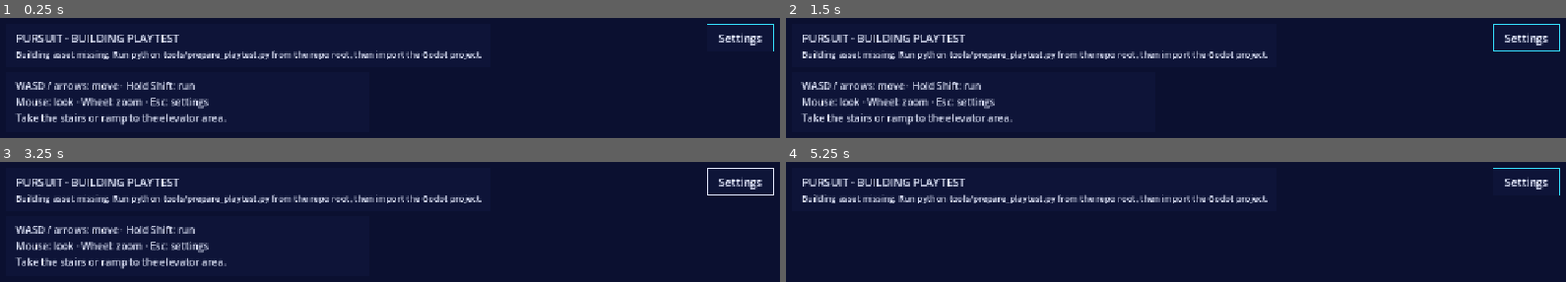
Above: before the commit, frames 1-4 (two rows, left to right).
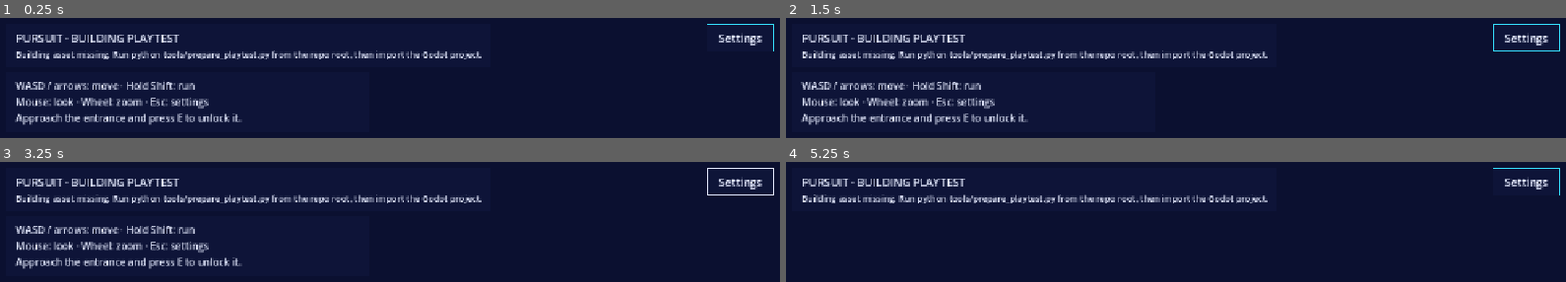
Above: after the commit, the same moments.

Repository: D-Stukes/pursuit-game-multi-agent-system
Game: Godot game, scene res://BuildingPlaytest.tscn
Two runs of this game, one before a commit and one after it. Both use one fixed random seed, a clock stepped at 60 frames per second and the inputs below.
Inputs (mouse positions are in pixels of both pictures, inside the frame that each line leads up to):
- Up to frame 1 (0.25 s): no input
- Up to frame 2 (1.5 s): tap Enter at 0.5 s; move the mouse to (outside the picture) at 0.52 s; hold D 0.53-1.25 s; tap 1 at 0.6 s; click (outside the picture) at 0.67 s; tap 3 at 0.8 s; click "Settings" at 1.25 s
- Up to frame 3 (3.25 s): move the mouse to (outside the picture) at 2.02 s; hold S 2.03-2.78 s; tap 3 at 2.1 s; click (outside the picture) at 2.17 s; tap E at 2.3, 2.85 s; move the mouse to (outside the picture) at 2.77 s; hold D from 2.78 s (still down); click (outside the picture) at 2.92 s; tap Tab at 3.05 s
- Up to frame 4 (5.25 s): move the mouse to (outside the picture) at 3.52 s; release D at 3.53 s; hold W 3.53-4.28 s; tap Tab at 3.6 s; click (outside the picture) at 3.67 s; tap Shift at 3.8, 4.35 s; move the mouse to (outside the picture) at 4.27 s; hold A from 4.28 s (still down); click (outside the picture) at 4.42 s; tap R at 4.55, 5.1 s; tap Escape at 4.9 s; move the mouse to (outside the picture) at 5.02 s; click (outside the picture) at 5.17 s

The runs differ from the first frame. In frame 1, 1.2% of the frame differs, in the area x 1-32%, y 79-90%; in frame 2, 1.2%; in frame 3, 1.2%; in frame 4, nothing differs.

Commit message:
feat: add agent-loop entrance puzzle

Diff:
--- a/godot/playtest/BuildingPlaytest.gd
+++ b/godot/playtest/BuildingPlaytest.gd
@@ -7,6 +7,7 @@
 const ExteriorBackdrop = preload("res://playtest/ExteriorBackdrop.gd")
 const PlaytestHUD = preload("res://playtest/PlaytestHUD.gd")
 const ApprovedLayout = preload("res://playtest/ApprovedLayout.gd")
+const EntrancePuzzle = preload("res://playtest/EntrancePuzzle.gd")
 const BUILDING_PATH: String = "res://assets/generated/pursuit-building.glb"
 const LOCATIONS: Array[Vector3] = [Vector3(0, 0, 6.7), Vector3(2.7, 5.05, -7.9), Vector3(-8.1, 5.05, -1.23)]
 const LOCATION_NAMES: Array[String] = ["Street entrance", "Second-floor reception", "Classroom"]
@@ -28,6 +29,9 @@
 var frame_budget_enabled: bool = false
 var refresh_building_resources: bool = false
 var approved_layout: RefCounted
+var entrance_puzzle: Control
+var entrance_gate: StaticBody3D
+const ENTRANCE_POINT := Vector3(0, 0, 4.8)
 
 func _ready() -> void:
 	frame_budget_enabled = DisplayServer.get_name() != "headless"
@@ -74,6 +78,7 @@
 	player.set_script(PlayerController)
 	add_child(player)
 	player.reset_requested.connect(func(): go_location(last_location))
+	_build_entrance()
 	go_location(0)
 	ready_for_test = true
 	print("BUILDING_READY meshes=", mesh_count, " triangles=", collision_triangles)
@@ -151,10 +156,59 @@
 func set_menu_open(open: bool) -> void:
 	if not ready_for_test:
 		return
+	if open and entrance_puzzle.visible:
+		entrance_puzzle.hide()
 	hud.set_menu_open(open)
-	player.set_controls_locked(open or lift_in_progress)
+	player.set_controls_locked(open or lift_in_progress or entrance_puzzle.visible)
+
+func _build_entrance() -> void:
+	entrance_puzzle = EntrancePuzzle.new()
+	entrance_puzzle.theme_source = hud
+	hud.add_child(entrance_puzzle)
+	entrance_puzzle.closed.connect(func(): player.set_controls_locked(hud.menu_open or lift_in_progress))
+	entrance_gate = StaticBody3D.new()
+	entrance_gate.name = "EntranceLock"
+	entrance_gate.collision_layer = 4
+	entrance_gate.collision_mask = 0
+	entrance_gate.position = ENTRANCE_POINT + Vector3.UP * 1.34
+	var shape := BoxShape3D.new()
+	shape.size = Vector3(2.63, 2.68, 0.12)
+	var collision := CollisionShape3D.new()
+	collision.shape = shape
+	entrance_gate.add_child(collision)
+	var mesh := MeshInstance3D.new()
+	var box := BoxMesh.new()
+	box.size = shape.size
+	mesh.mesh = box
+	var material := StandardMaterial3D.new()
+	material.albedo_color = Color(PlaytestHUD.NAVY, 0.35)
+	material.transparency = BaseMaterial3D.TRANSPARENCY_ALPHA
+	mesh.material_override = material
+	entrance_gate.add_child(mesh)
+	var sign := Label3D.new()
+	sign.text = "ENTRY LOCKED\nE · Entrance puzzle"
+	sign.font_size = 48
+	sign.pixel_size = 0.003
+	sign.modulate = PlaytestHUD.CYAN
+	sign.position = Vector3(0, 0.2, 0.10)
+	entrance_gate.add_child(sign)
+	add_child(entrance_gate)
+	entrance_puzzle.entrance_unlocked.connect(func(): entrance_gate.collision_layer = 0; entrance_gate.hide())
+
+func try_entrance() -> bool:
+	if lift_in_progress or hud.menu_open or entrance_puzzle.visible:
+		return false
+	if player.global_position.distance_to(ENTRANCE_POINT) > 2.4 or entrance_puzzle.state.unlocked:
+		return false
+	player.set_controls_locked(true)
+	entrance_puzzle.open()
+	return true
 
 func _input(event: InputEvent) -> void:
+	if ready_for_test and entrance_puzzle.visible and event is InputEventKey and event.pressed and not event.echo and event.keycode == KEY_ESCAPE:
+		entrance_puzzle.close()
+		get_viewport().set_input_as_handled()
+		return
 	if ready_for_test and event is InputEventKey and event.pressed and not event.echo and event.keycode == KEY_F3 and OS.is_debug_build():
 		var close_debug: bool = hud.menu_open and hud.debug_mode
 		hud.set_debug_mode(not close_debug)
@@ -171,7 +225,7 @@
 	player.teleport_to(LOCATIONS[last_location], LOCATION_HEADINGS[last_location])
 
 func try_lift() -> bool:
-	if lift_in_progress or hud.menu_open:
+	if lift_in_progress or hud.menu_open or entrance_puzzle.visible:
 		return false
 	var ground_distance: float = player.global_position.distance_to(LIFT_GROUND)
 	var upper_distance: float = player.global_position.distance_to(LIFT_UPPER)
@@ -222,12 +276,15 @@
 	lift_finished.emit()
 
 func _unhandled_input(event: InputEvent) -> void:
-	if not ready_for_test or hud.menu_open or lift_in_progress or not event is InputEventKey or not event.pressed or event.echo:
+	if not ready_for_test or hud.menu_open or lift_in_progress or entrance_puzzle.visible or not event is InputEventKey or not event.pressed or event.echo:
 		return
 	if event.keycode >= KEY_1 and event.keycode <= KEY_3:
-		go_location(event.keycode - KEY_1)
+		# Explicit developer-menu travel still works; normal shortcuts cannot skip the lock.
+		if entrance_puzzle.state.unlocked:
+			go_location(event.keycode - KEY_1)
 	elif event.keycode == KEY_E:
-		try_lift()
+		if not try_entrance():
+			try_lift()
 
 func _physics_process(_delta: float) -> void:
 	if not ready_for_test:
@@ -236,4 +293,8 @@
 		go_location(last_location)
 	var near_lift: bool = player.global_position.distance_to(LIFT_GROUND) < 2.0 or player.global_position.distance_to(LIFT_UPPER) < 2.0
 	hud.update_location(player.global_position.y > 3.0, near_lift)
+	if not hud.menu_open and not entrance_puzzle.visible and not entrance_puzzle.state.unlocked and player.global_position.distance_to(ENTRANCE_POINT) < 2.4:
+		hud.prompt_label.text = "E: solve entrance puzzle"
+	if entrance_puzzle.visible:
+		hud.prompt_label.text = ""
 	hud.update_debug(player.global_position)
--- /dev/null
+++ b/godot/playtest/EntrancePuzzle.gd
@@ -0,0 +1,179 @@
+extends Control
+## Ordering and keypad interaction; visual styles come from the existing HUD.
+
+signal closed
+signal entrance_unlocked
+const PuzzleState = preload("res://playtest/EntrancePuzzleState.gd")
+var state: RefCounted = PuzzleState.new()
+var theme_source: Control
+var panel: PanelContainer
+var scroll: ScrollContainer
+var column: VBoxContainer
+var order_label: Label
+var feedback: Label
+var choices: Array[Button] = []
+var order: Array[int] = []
+var code_box: VBoxContainer
+var code_label: Label
+var code_input: LineEdit
+var check_button: Button
+var reset_button: Button
+var hint_button: Button
+var unlock_button: Button
+var close_button: Button
+
+func _ready() -> void:
+	name = "EntrancePuzzle"
+	set_anchors_and_offsets_preset(Control.PRESET_FULL_RECT)
+	mouse_filter = Control.MOUSE_FILTER_STOP
+	var shade := ColorRect.new()
+	shade.color = Color(0, 0, 0, 0.5)
+	shade.set_anchors_and_offsets_preset(Control.PRESET_FULL_RECT)
+	add_child(shade)
+	panel = PanelContainer.new()
+	panel.add_theme_stylebox_override("panel", theme_source._panel_style())
+	add_child(panel)
+	scroll = ScrollContainer.new()
+	scroll.horizontal_scroll_mode = ScrollContainer.SCROLL_MODE_DISABLED
+	panel.add_child(scroll)
+	column = VBoxContainer.new()
+	column.size_flags_horizontal = Control.SIZE_EXPAND_FILL
+	column.add_theme_constant_override("separation", 10)
+	scroll.add_child(column)
+	_add_label("UNLOCK THE ENTRANCE", 22)
+	_add_label("An agent reads what is happening, chooses a next move, then does it. Select the steps in that order to reveal the entry code.")
+	order_label = _add_label("Your order: —")
+	# Present a deliberate scramble, not an already solved list.
+	for id: int in [2, 0, 1]:
+		var choice: Button = theme_source._button("%s · digit %d" % [state.STEPS[id], state.digits[id]], false)
+		choice.set_meta("step_id", id)
+		choice.pressed.connect(_choose.bind(id))
+		column.add_child(choice)
+		choices.append(choice)
+	check_button = _add_button("Check order", _check_order, true)
+	reset_button = _add_button("Reset order", _reset_order)
+	hint_button = _add_button("Show hint", _show_hint)
+	feedback = _add_label("No time limit. You can retry or come back later.")
+	code_box = VBoxContainer.new()
+	code_box.add_theme_constant_override("separation", 10)
+	column.add_child(code_box)
+	code_label = theme_source._label("", 18)
+	code_box.add_child(code_label)
+	code_input = LineEdit.new()
+	code_input.placeholder_text = "Type the 3-digit entry code"
+	code_input.max_length = 3
+	code_input.custom_minimum_size.y = 42
+	code_input.add_theme_font_size_override("font_size", 18)
+	code_input.text_submitted.connect(func(_value: String): _unlock())
+	code_box.add_child(code_input)
+	unlock_button = theme_source._button("Unlock entrance", true)
+	unlock_button.pressed.connect(_unlock)
+	code_box.add_child(unlock_button)
+	code_box.hide()
+	close_button = _add_button("Back to building", close)
+	# Keep Tab navigation inside this modal; Godot skips hidden/disabled controls.
+	var focus_controls: Array[Control] = []
+	for choice: Button in choices:
+		focus_controls.append(choice)
+	focus_controls.append_array([check_button, reset_button, hint_button, code_input, unlock_button, close_button])
+	for i: int in range(focus_controls.size()):
+		var current: Control = focus_controls[i]
+		current.focus_next = current.get_path_to(focus_controls[(i + 1) % focus_controls.size()])
+		current.focus_previous = current.get_path_to(focus_controls[(i - 1 + focus_controls.size()) % focus_controls.size()])
+	resized.connect(_fit_panel)
+	_fit_panel()
+	hide()
+
+func _add_label(text: String, font_size: int = 16) -> Label:
+	var label: Label = theme_source._label(text, font_size)
+	label.autowrap_mode = TextServer.AUTOWRAP_WORD_SMART
+	column.add_child(label)
+	return label
+
+func _add_button(text: String, action: Callable, primary: bool = false) -> Button:
+	var button: Button = theme_source._button(text, primary)
+	button.pressed.connect(action)
+	column.add_child(button)
+	return button
+
+func _fit_panel() -> void:
+	panel.position = Vector2(16, 16)
+	panel.size = Vector2(minf(560, size.x - 32), size.y - 32)
+	panel.position.x = (size.x - panel.size.x) * 0.5
+
+func open() -> void:
+	show()
+	if state.solved and not state.unlocked:
+		code_input.grab_focus()
+	elif state.unlocked:
+		close_button.grab_focus()
+	else:
+		check_button.grab_focus()
+		for choice: Button in choices:
+			if not choice.disabled:
+				choice.grab_focus()
+				break
+
+func close() -> void:
+	hide()
+	closed.emit()
+
+func _choose(id: int) -> void:
+	if state.solved or id in order:
+		return
+	order.append(id)
+	var names := PackedStringArray()
+	for step: int in order:
+		names.append(state.STEPS[step])
+	order_label.text = "Your order: " + " → ".join(names)
+	for choice: Button in choices:
+		choice.disabled = int(choice.get_meta("step_id")) in order
+	if order.size() == 3:
+		check_button.grab_focus()
+
+func _reset_order() -> void:
+	if state.solved:
+		return
+	order.clear()
+	order_label.text = "Your order: —"
+	feedback.text = "Choose the first step."
+	for choice: Button in choices:
+		choice.disabled = false
+	choices[0].grab_focus()
+
+func _check_order() -> void:
+	if not state.check_order(order):
+		feedback.text = "Choose all three steps: read the situation first, choose next, then act. Reset order to try again."
+		reset_button.grab_focus()
+		return
+	feedback.text = "Correct. Sense reads the state; Decide chooses a move; Act performs it. An agent can then observe the result and repeat."
+	code_label.text = "Entry code: " + state.revealed_code()
+	code_box.show()
+	check_button.disabled = true
+	reset_button.disabled = true
+	check_button.hide()
+	reset_button.hide()
+	hint_button.hide()
+	for choice: Button in choices:
+		choice.disabled = true
+		choice.hide()
+	code_input.grab_focus()
+	scroll.ensure_control_visible(code_input)
+
+func _show_hint() -> void:
+	feedback.text = "Sense → Decide → Act. Read each step's digit in that order, then enter that code."
+
+func _unlock() -> void:
+	if state.unlocked:
+		return
+	if not state.enter_code(code_input.text):
+		feedback.text = "That code does not match. Use the entry code shown above."
+		code_input.select_all()
+		code_input.grab_focus()
+		return
+	feedback.text = "Entrance unlocked. Return to the building and walk through the doorway."
+	code_input.editable = false
+	unlock_button.disabled = true
+	entrance_unlocked.emit()
+	close_button.grab_focus()
+	scroll.ensure_control_visible(close_button)
--- /dev/null
+++ b/godot/playtest/EntrancePuzzleState.gd
@@ -0,0 +1,29 @@
+extends RefCounted
+## Session-only entrance rules. The code is revealed only by a verified order.
+
+const STEPS: Array[String] = ["Sense", "Decide", "Act"]
+var digits: Array[int] = []
+var solved: bool = false
+var unlocked: bool = false
+
+func _init() -> void:
+	var pool: Array[int] = [1, 2, 3, 4, 5, 6, 7, 8, 9]
+	pool.shuffle()
+	digits.assign(pool.slice(0, 3))
+
+func check_order(order: Array) -> bool:
+	if order != [0, 1, 2]:
+		return false
+	solved = true
+	return true
+
+func revealed_code() -> String:
+	if not solved:
+		return ""
+	return "%d%d%d" % [digits[0], digits[1], digits[2]]
+
+func enter_code(value: String) -> bool:
+	if not solved or value.strip_edges() != revealed_code():
+		return false
+	unlocked = true
+	return true
--- a/godot/playtest/PlaytestHUD.gd
+++ b/godot/playtest/PlaytestHUD.gd
@@ -8,7 +8,7 @@
 const WHITE := Color(0.90, 0.92, 1.0)
 const CYAN := Color(0.21, 0.88, 1.0)
 const HINT_SECONDS: float = 5.0
-const CONTROLS: String = "Move: WASD / arrow keys\nRun: hold Shift\nLook: move mouse · Zoom: mouse wheel\nSettings / resume: Esc\nElevator: E when nearby\nReset location: R\n\nEntrance: stairs or the ramp lead to the elevator area.\nReception: doubl …(70 unchanged characters)…
+const CONTROLS: String = "Move: WASD / arrow keys\nRun: hold Shift\nLook: move mouse · Zoom: mouse wheel\nSettings / resume: Esc\nEntrance puzzle / Elevator: E when nearby\nReset location: R\n\nEntrance: solve the agent-loop puzzle and enter its code, then take the stairs or ramp to the elevator area.\nReception: doubl …(70 unchanged characters)…
 
 var floor_label: Label
 var settings_button: Button
@@ -67,7 +67,7 @@
 	hint_panel.custom_minimum_size.y = 98
 	hint_panel.add_theme_stylebox_override("panel", _panel_style())
 	hint_panel.mouse_filter = Control.MOUSE_FILTER_IGNORE
-	hint_label = _label("WASD / arrows: move · Hold Shift: run\nMouse: look · Wheel: zoom · Esc: settings\nTake the stairs or ramp to the elevator area.", 16)
+	hint_label = _label("WASD / arrows: move · Hold Shift: run\nMouse: look · Wheel: zoom · Esc: settings\nApproach the entrance and press E to unlock it.", 16)
 	hint_label.autowrap_mode = TextServer.AUTOWRAP_WORD_SMART
 	hint_label.minimum_size_changed.connect(func(): call_deferred("_fit_hint"))
 	hint_panel.add_child(hint_label)
--- /dev/null
+++ b/godot/playtest/tests/verify_entrance.gd
@@ -0,0 +1,138 @@
+extends SceneTree
+## Entrance rules, real input, physical gate and responsive panel acceptance.
+
+var world: Node3D
+var checks: int = 0
+var failures: int = 0
+
+func _initialize() -> void:
+	call_deferred("run")
+
+func frames(count: int = 3) -> void:
+	for _i in range(count):
+		await physics_frame
+
+func check(label: String, passed: bool) -> void:
+	checks += 1
+	if not passed:
+		failures += 1
+	print("PASS " if passed else "FAIL ", label)
+
+func key(code: Key) -> void:
+	var event := InputEventKey.new()
+	event.keycode = code
+	event.physical_keycode = code
+	event.pressed = true
+	Input.parse_input_event(event)
+	await frames()
+	event = event.duplicate()
+	event.pressed = false
+	Input.parse_input_event(event)
+	await frames()
+
+func capture(label: String) -> void:
+	if not OS.get_cmdline_user_args().has("--capture"):
+		return
+	await RenderingServer.frame_post_draw
+	root.get_texture().get_image().save_png("res://.godot/playtest/entrance-" + label + ".png")
+
+func run() -> void:
+	world = load("res://BuildingPlaytest.tscn").instantiate()
+	root.add_child(world)
+	await frames(10)
+	var puzzle: Control = world.entrance_puzzle
+	var player: CharacterBody3D = world.player
+	check("world and locked entrance ready", world.ready_for_test and not puzzle.state.unlocked and world.entrance_gate.collision_layer == 4)
+	await capture("locked")
+	check("code hidden before valid order", puzzle.state.revealed_code().is_empty())
+	check("guessed code cannot skip puzzle", not puzzle.state.enter_code("%d%d%d" % [puzzle.state.digits[0], puzzle.state.digits[1], puzzle.state.digits[2]]))
+	check("partial/repeated/incorrect orders rejected", not puzzle.state.check_order([0, 1]) and not puzzle.state.check_order([0, 0, 0]) and not puzzle.state.check_order([2, 1, 0]))
+	await key(KEY_3)
+	check("normal teleport shortcut cannot bypass lock", player.global_position.y < 1)
+	player.teleport_to(Vector3(0, 0, 5.7))
+	await frames(15)
+	player.set_controls_active(true)
+	Input.action_press("walk_forward")
+	await frames(45)
+	Input.action_release("walk_forward")
+	check("physical door blocks walking before unlock", player.global_position.z > 4.8)
+	await key(KEY_E)
+	check("E opens puzzle and locks player", puzzle.visible and player.controls_locked)
+	var before: Vector3 = player.global_position
+	Input.action_press("walk_forward")
+	await frames(15)
+	Input.action_release("walk_forward")
+	check("puzzle blocks held movement", player.global_position.distance_to(before) < 0.01)
+	var zoom: float = player.spring_arm.spring_length
+	var wheel := InputEventMouseButton.new()
+	wheel.button_index = MOUSE_BUTTON_WHEEL_UP
+	wheel.pressed = true
+	Input.parse_input_event(wheel)
+	await frames()
+	check("puzzle wheel does not zoom camera", is_equal_approx(zoom, player.spring_arm.spring_length))
+	puzzle.choices[0].grab_focus()
+	await key(KEY_ENTER) # Act first: wrong, through real keyboard UI input.
+	puzzle.check_button.pressed.emit()
+	check("wrong UI order leaves entrance locked", not puzzle.state.solved and world.entrance_gate.collision_layer == 4)
+	puzzle.hint_button.pressed.emit()
+	check("hint supplies finite recovery path", puzzle.feedback.text.contains("Sense → Decide → Act"))
+	await key(KEY_ESCAPE)
+	check("Escape closes without opening settings", not puzzle.visible and not world.hud.menu_open and not player.controls_locked)
+	await key(KEY_E)
+	check("reopen retains unfinished order", puzzle.visible and puzzle.order == [2])
+	var focus: Control = root.gui_get_focus_owner()
+	check("reopen focuses an enabled puzzle control", focus != null and puzzle.is_ancestor_of(focus) and not (focus is Button and focus.disabled))
+	for _i in range(12):
+		await key(KEY_TAB)
+		focus = root.gui_get_focus_owner()
+		check("Tab stays inside puzzle", focus != null and puzzle.is_ancestor_of(focus))
+	puzzle.reset_button.pressed.emit()
+	check("reset clears choices without granting success", puzzle.order.is_empty() and not puzzle.state.solved)
+	# Check the UI at the game's minimum and normal window sizes.
+	for resolution: Vector2 in [Vector2(800, 600), Vector2(1280, 720)]:
+		if OS.get_cmdline_user_args().has("--capture"):
+			# Exercise the panel at native pixels, not a letterboxed/scaled viewport.
+			root.content_scale_size = Vector2i(resolution)
+			root.size = Vector2i(resolution)
+		world.hud.set_anchors_and_offsets_preset(Control.PRESET_TOP_LEFT)
+		world.hud.size = resolution
+		await frames(6)
+		check("panel fits " + str(resolution), Rect2(Vector2.ZERO, resolution).encloses(puzzle.panel.get_global_rect()))
+		check("panel can scroll all controls " + str(resolution), puzzle.scroll.get_global_rect().size.y > 0 and puzzle.column.size.x <= puzzle.scroll.size.x + 1)
+		await capture(str(int(resolution.x)))
+	for id: int in [0, 1, 2]:
+		for choice: Button in puzzle.choices:
+			if choice.get_meta("step_id") == id:
+				choice.pressed.emit()
+	puzzle.check_button.pressed.emit()
+	await frames()
+	check("correct order reveals code but keeps gate locked", puzzle.state.solved and puzzle.code_box.visible and puzzle.code_label.text.contains(puzzle.state.revealed_code()) and not puzzle.state.unlocked)
+	await capture("solved")
+	puzzle.code_input.text = "000"
+	puzzle.unlock_button.pressed.emit()
+	check("incorrect code does not unlock", not puzzle.state.unlocked)
+	puzzle.code_input.text = puzzle.state.revealed_code()
+	await key(KEY_ENTER)
+	await frames()
+	check("correct code unlocks physical gate", puzzle.state.unlocked and world.entrance_gate.collision_layer == 0 and not world.entrance_gate.visible)
+	check("unlock has no duplicate action", puzzle.unlock_button.disabled and not puzzle.code_input.editable)
+	puzzle.close_button.pressed.emit()
+	check("close restores control", not puzzle.visible and not player.controls_locked)
+	world.go_location(0)
+	await frames(10)
+	check("location reset preserves session unlock", puzzle.state.unlocked and world.entrance_gate.collision_layer == 0)
+	player.teleport_to(Vector3(0, 0, 5.7))
+	await frames(10)
+	player.set_controls_active(true)
+	Input.action_press("walk_forward")
+	await frames(45)
+	Input.action_release("walk_forward")
+	check("player walks through unlocked doorway", player.global_position.z < 4.3)
+	await capture("unlocked")
+	# New session rules must not inherit a completed puzzle.
+	var fresh: RefCounted = load("res://playtest/EntrancePuzzleState.gd").new()
+	check("new session relocks puzzle", not fresh.solved and not fresh.unlocked and fresh.revealed_code().is_empty())
+	print("ENTRANCE_RESULT checks=", checks, " failures=", failures)
+	world.queue_free()
+	await process_frame
+	quit(0 if failures == 0 else 1)
--- a/godot/playtest/tests/verify_layout.gd
+++ b/godot/playtest/tests/verify_layout.gd
@@ -216,6 +216,14 @@
 	check("existing farther ground door stays closed",not outer_door.is_empty())
 	if "--static-only" in OS.get_cmdline_user_args():
 		await finish(); return
+	# Earn entry before testing the retained interior geometry and circulation.
+	var puzzle: Control = world.entrance_puzzle
+	for step: int in [0, 1, 2]:
+		puzzle._choose(step)
+	puzzle._check_order()
+	puzzle.code_input.text = puzzle.state.revealed_code()
+	puzzle._unlock()
+	check("entrance solved before interior layout route", puzzle.state.unlocked)
 	if not await route("ground check-in approach",[p(0,-3,0),p(.62,-1.5,0)]):
 		await finish(); return
 	await blocked("small check-in desk blocks passage through its front",p(.62,.1,0),2,.65,false)
--- a/godot/playtest/tests/verify_playtest.gd
+++ b/godot/playtest/tests/verify_playtest.gd
@@ -89,6 +89,14 @@
 	world.go_location(0)
 	await frames(20)
 	# Turn before the foot of the railing rather than trying to cross through it.
+	# The route proof must earn entry before traversing the new physical gate.
+	var puzzle: Control = world.entrance_puzzle
+	for step: int in [0, 1, 2]:
+		puzzle._choose(step)
+	puzzle._check_order()
+	puzzle.code_input.text = puzzle.state.revealed_code()
+	puzzle._unlock()
+	check("entrance puzzle permits route proof", puzzle.state.unlocked)
 	var route: Array[Vector3] = [Vector3(0, 0, 3.0), Vector3(2.35, 0, 3.0),
 		Vector3(2.35, 0.85, -4.8), Vector3(2.35, 0.85, -12.1), world.LIFT_GROUND]
 	for i in range(route.size()):
Not shown, added: godot/playtest/EntrancePuzzle.gd.uid
Not shown, added: godot/playtest/EntrancePuzzleState.gd.uid
Not shown, added: godot/playtest/tests/verify_entrance.gd.uid
Not shown, changed: Docs/Agent-Flow.md
Not shown, changed: Docs/Building-Review.md
Not shown, changed: Docs/Project-Plan.md
